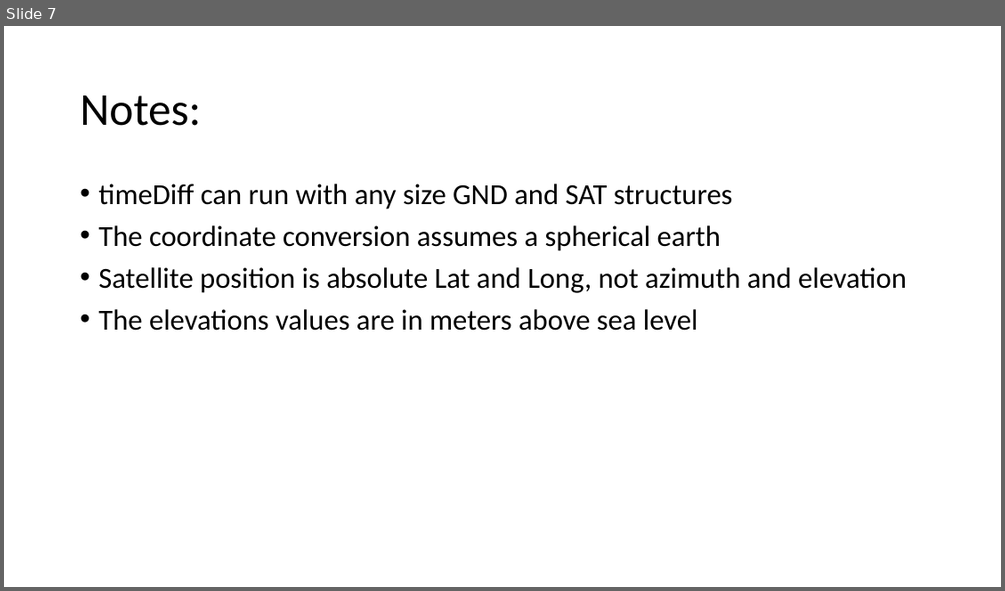
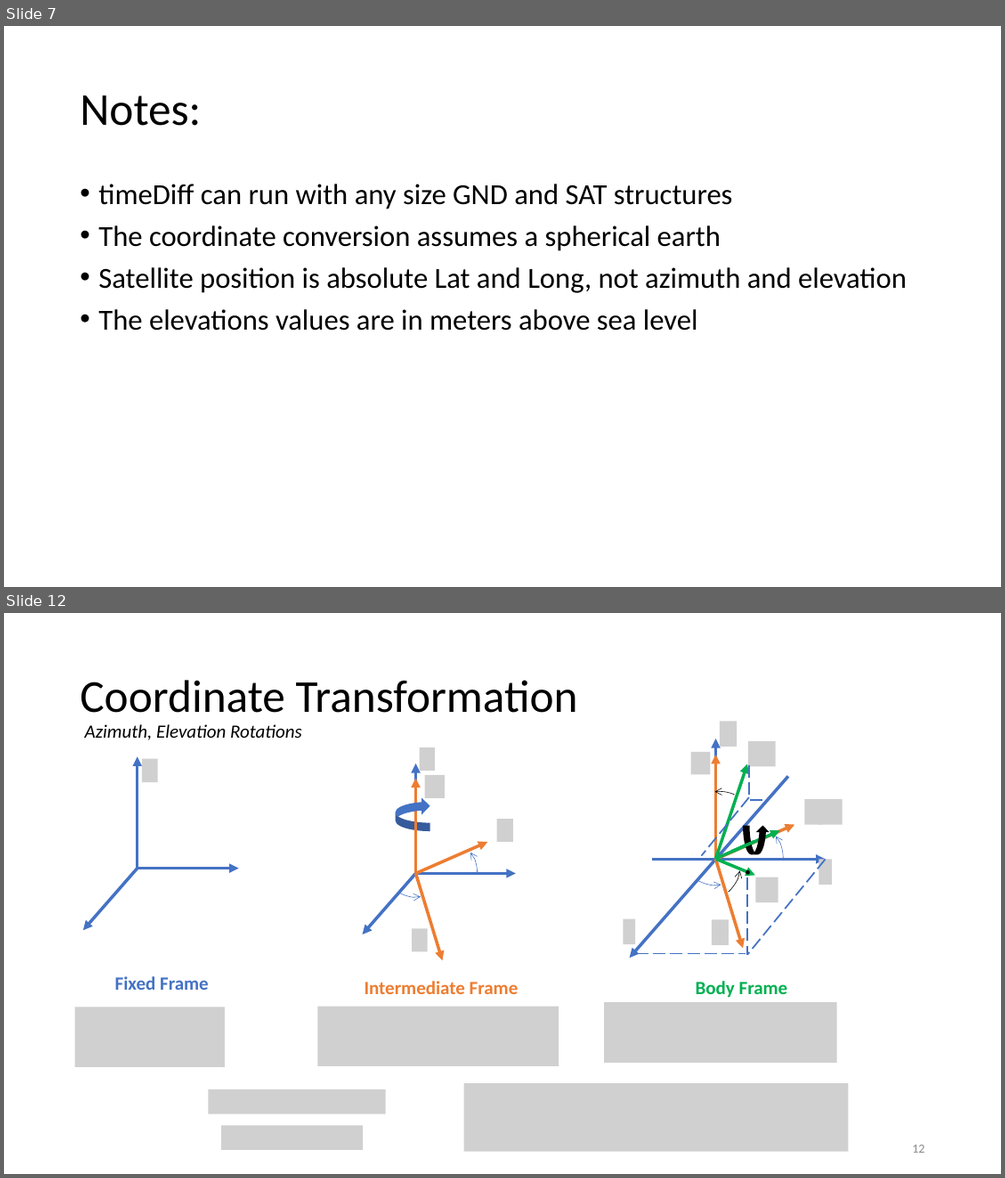
Before and after one commit to MSD-LASSO/FeasibilityStudies, a slide deck: TdoaSim/TDoA Flowchart.pptx. Shown one above the other, each under a label of ours: slide 7 before the commit, slides 7 and 12 after it; the slides between them are not shown. The pictures are 1005x591 and 1005x1178 pixels, drawn with LibreOffice and Linux fonts; fonts in the diff are those of the drawing; grey boxes stand for pictures; background and template pictures are left out. Boxes give left, top, right and bottom in pixels: in the first picture for what was removed or moved away, otherwise in the second. Text is boxed around its words. In the diff, an @@ line names an element or a change of style, - is before the commit and + after.

```diff
--- a/TdoaSim/TDoA Flowchart.pptx
+++ b/TdoaSim/TDoA Flowchart.pptx
@@ slide 12 added at <box>4,613,1001,1174</box>, background #FFFFFF @@
@@ title added at <box>80,680,578,713</box>, 44 pt, text #000000 @@
+Coordinate Transformation
@@ text added at <box>85,724,302,740</box>, 18 pt, text #000000, italic @@
+Azimuth, Elevation Rotations
@@ group added at <box>83,756,239,930</box>: 3 arrows, 1 picture @@
@@ picture added at <box>691,752,711,774</box> @@
@@ group added at <box>362,747,516,961</box>: 6 arrows, 4 pictures, 2 arc (boxed as its full ellipse)s, 1 curved left arrow, 1 line @@
@@ group added at <box>629,721,842,957</box>: 9 arrows, 8 lines, 7 pictures, 4 arc (boxed as its full ellipse)s, 1 curved right arrow, 1 ellipse @@
@@ picture added at <box>623,919,635,944</box> @@
@@ text added at <box>115,976,209,989</box>, 18 pt, text #4472C4, bold @@
+Fixed Frame
@@ text added at <box>364,981,518,994</box>, 18 pt, text #ED7D31, bold @@
+Intermediate Frame
@@ text added at <box>696,981,788,997</box>, 18 pt, text #00B050, bold @@
+Body Frame
@@ picture added at <box>75,1007,225,1067</box> @@
@@ picture added at <box>318,1006,558,1066</box> @@
@@ picture added at <box>604,1003,836,1063</box> @@
@@ picture added at <box>208,1089,386,1114</box> @@
@@ picture added at <box>464,1083,849,1151</box> @@
@@ picture added at <box>222,1126,363,1150</box> @@
@@ page number added at <box>912,1144,924,1152</box>, 12 pt, text #8C8C8C @@
+12
```
Also in this commit, not shown: 30 other slides added, 7 other files.
